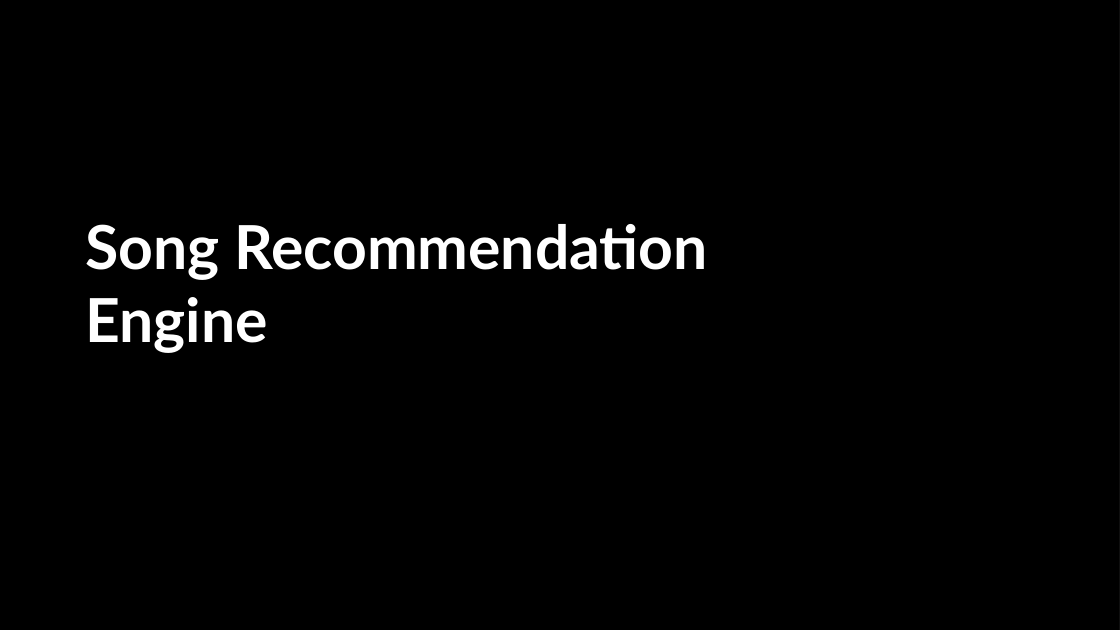
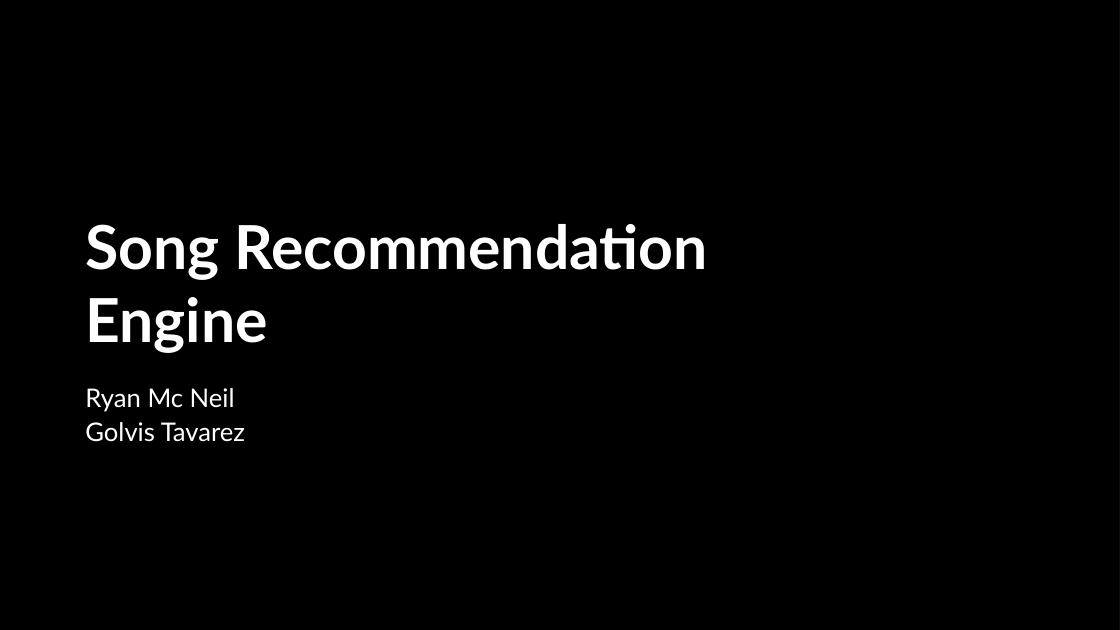
Before and after one commit to Disco-Gnome/CSC84040_Final_Project, a slide deck: slide 1 of project_presentation.pptx. Drawn at 1120x630 pixels with LibreOffice and Linux fonts; fonts in the diff are those of the drawing; background and template pictures are left out; a plain dark background stands for a picture behind light text. Boxes give left, top, right and bottom in pixels: in the first picture for what was removed or moved away, otherwise in the second. Text is boxed around its words. In the diff, an @@ line names an element or a change of style, - is before the commit and + after.

```diff
--- a/project_presentation.pptx
+++ b/project_presentation.pptx
@@ subtitle added at box(85, 388, 245, 442), 22 pt, text #FFFFFF @@
+Ryan Mc Neil
+Golvis Tavarez
```
Also in this commit, not shown: 12 other slides changed, 2 slides added.
